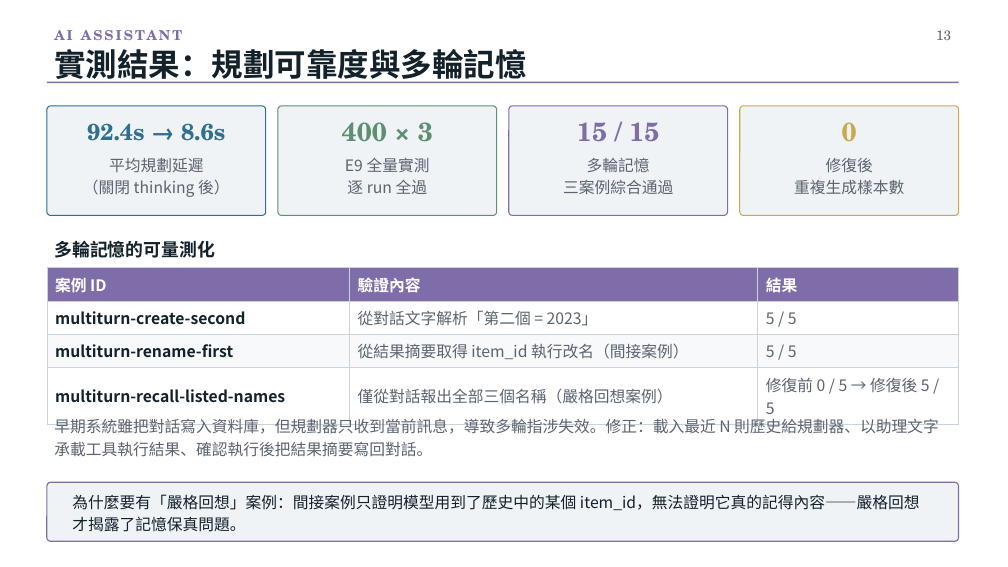
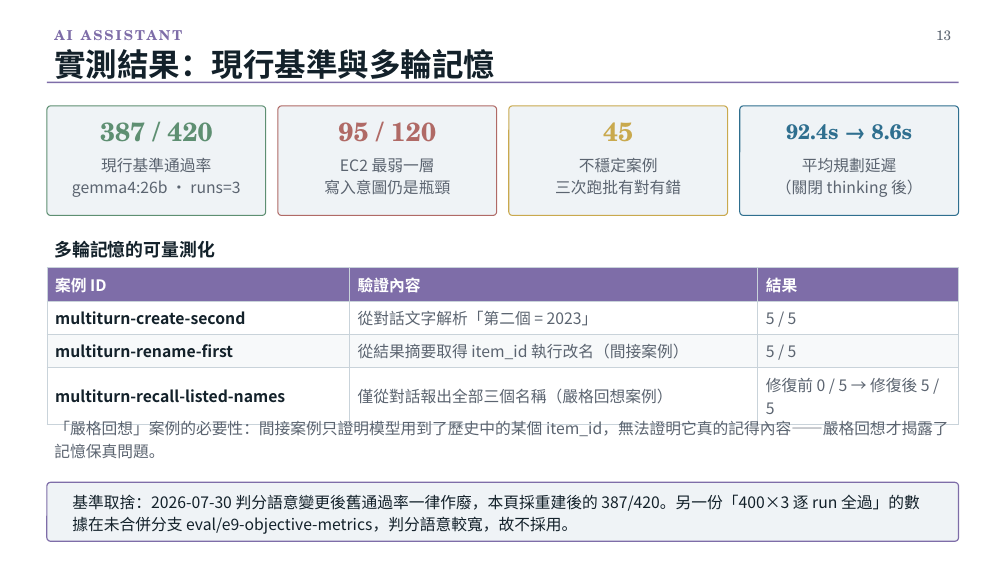
Before and after one commit to billwu101/CloudDrive, a slide deck: slide 13 of doc/ppt/CloudDrive_專題報告_v2.0.pptx. Drawn at 1008x567 pixels with LibreOffice and Linux fonts; fonts in the diff are those of the drawing. Boxes give left, top, right and bottom in pixels: in the first picture for what was removed or moved away, otherwise in the second. Text is boxed around its words. In the diff, an @@ line names an element or a change of style, - is before the commit and + after.

```diff
--- a/doc/ppt/CloudDrive_專題報告_v2.0.pptx
+++ b/doc/ppt/CloudDrive_專題報告_v2.0.pptx
@@ text at (54, 49, 495, 83): text changed @@
-實測結果：規劃可靠度與多輪記憶
+實測結果：現行基準與多輪記憶
@@ rounded rectangle at (47, 106, 266, 216): outline #2F6F8F 1 pt to #5E8F72 1 pt @@
@@ rounded rectangle at (278, 106, 497, 216): outline #5E8F72 1 pt to #B06A66 1 pt @@
@@ rounded rectangle at (509, 106, 728, 216): outline #7E6DA8 1 pt to #C9A94E 1 pt @@
@@ rounded rectangle at (740, 106, 960, 216): outline #C9A94E 1 pt to #2F6F8F 1 pt @@
@@ text at (100, 122, 212, 142): text changed; size 22 to 25 pt; text colour #2F6F8F to #5E8F72 @@
-92.4s → 8.6s
+387 / 420
@@ text at (338, 122, 436, 142): text changed; text colour #5E8F72 to #B06A66 @@
-400 × 3
+95 / 120
@@ text at (603, 122, 633, 142): text changed; text colour #7E6DA8 to #C9A94E @@
-15 / 15
+45
@@ text at (786, 124, 912, 140): text changed; size 25 to 20 pt; text colour #C9A94E to #2F6F8F @@
-0
+92.4s → 8.6s
@@ text at (72, 158, 240, 197): text changed @@
-平均規劃延遲
-（關閉 thinking 後）
+現行基準通過率
+gemma4:26b · runs=3
@@ text at (324, 158, 450, 194): text changed @@
-E9 全量實測
-逐 run 全過
+EC2 最弱一層
+寫入意圖仍是瓶頸
@@ text at (555, 158, 681, 194): text changed @@
-多輪記憶
-三案例綜合通過
+不穩定案例
+三次跑批有對有錯
@@ text at (776, 158, 922, 197): text changed @@
-修復後
-重複生成樣本數
+平均規劃延遲
+（關閉 thinking 後）
@@ text at (54, 418, 949, 458): text changed @@
-早期系統雖把對話寫入資料庫，但規劃器只收到當前訊息，導致多輪指涉失效。修正：載入最近 N 則歷史給規劃器、以助理文字承載工具執行結果、確認執行後把結果摘要寫回對話。
+「嚴格回想」案例的必要性：間接案例只證明模型用到了歷史中的某個 item_id，無法證明它真的記得內容——嚴格回想才揭露了記憶保真問題。
@@ text at (72, 494, 920, 534): text changed @@
-為什麼要有「嚴格回想」案例：間接案例只證明模型用到了歷史中的某個 item_id，無法證明它真的記得內容——嚴格回想才揭露了記憶保真問題。
+基準取捨：2026-07-30 判分語意變更後舊通過率一律作廢，本頁採重建後的 387/420。另一份「400×3 逐 run 全過」的數據在未合併分支 eval/e9-objective-metrics，判分語意較寬，故不採用。
```
Also in this commit, not shown: 4 other slides changed, 1 other file.
